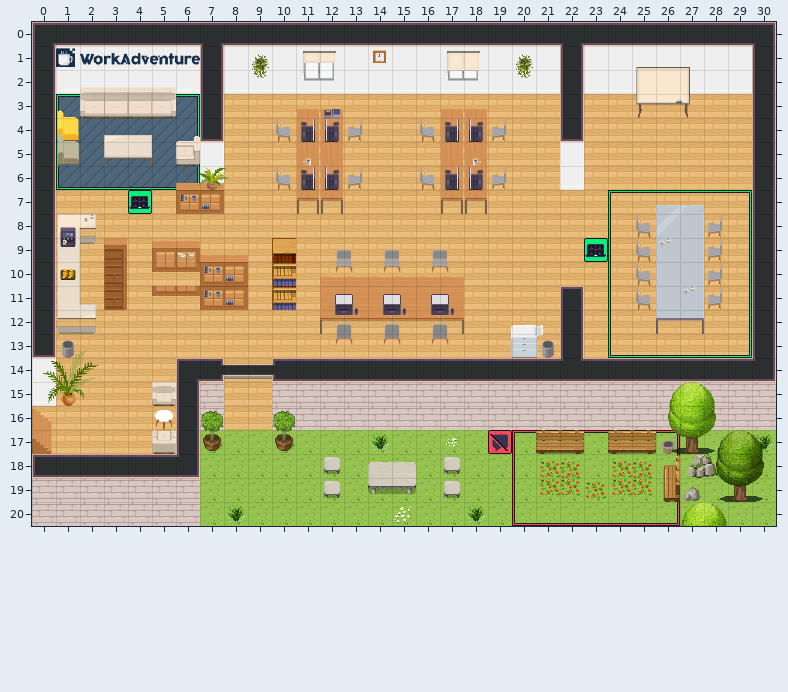
Level history. Tiled map (JSON): office.tmj. Above is the file before it was changed.
Cells are 32x32 px. Shown: x 0..30, y 0..20.
After:
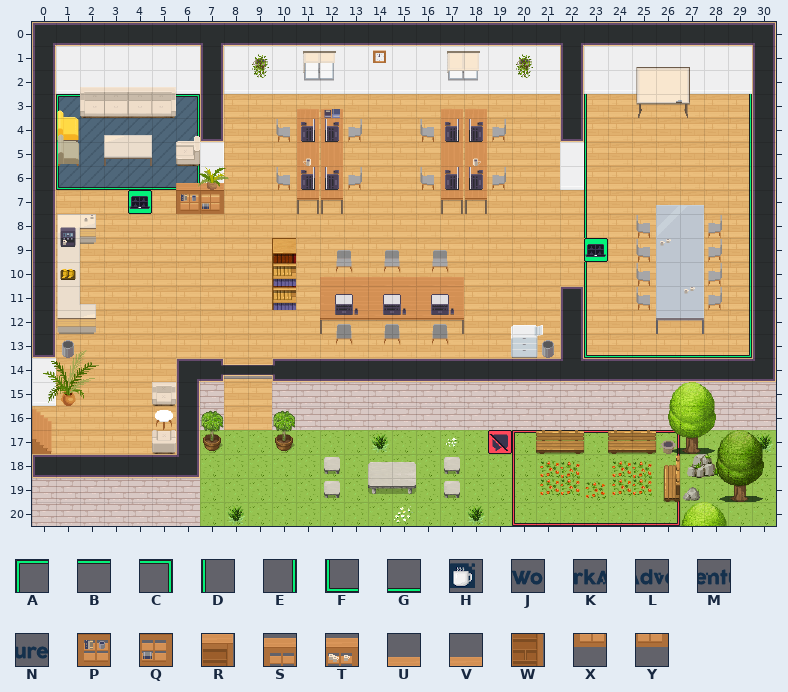
Key: from "Chunk 1": A 5, B 6, C 7, D 8, E 9, F 10, G 11, H 40, J 41, K 42, L 43, M 44, N 45, P 93, Q 94, R 110, S 112, T 113, U 114, V 115, W 122, X 124, Y 125.
_ is an empty cell.
Tiles replaced or removed in this view: A, B, C, D, F, H, J, K, L, M, N, P, Q, R, S, T, U, V, W, X, Y.
The edit:
Changed rows in their new state; . is an unchanged cell.
Layer "floor/floor2":
first column x 23:
 3 D.....E
 4 D.....E
 5 D.....E
 6 D.....E
 7 D_____E
 8 D_.....
 9 ._.....
10 D_.....
11 D_.....
12 D_.....
13 FG.....
Layer "walls/walls2":
first column x 1:
 1 ______
Layer "furniture/furniture2":
first column x 3:
 9 _.____
10 _.____
11 _.____
Boxes around the changes in both pictures, in picture pixels (x1, y1, x2, y2):
removed: (56, 48, 200, 67)
changed: (584, 94, 752, 358)
removed: (104, 238, 127, 310)
removed: (152, 241, 248, 310)
